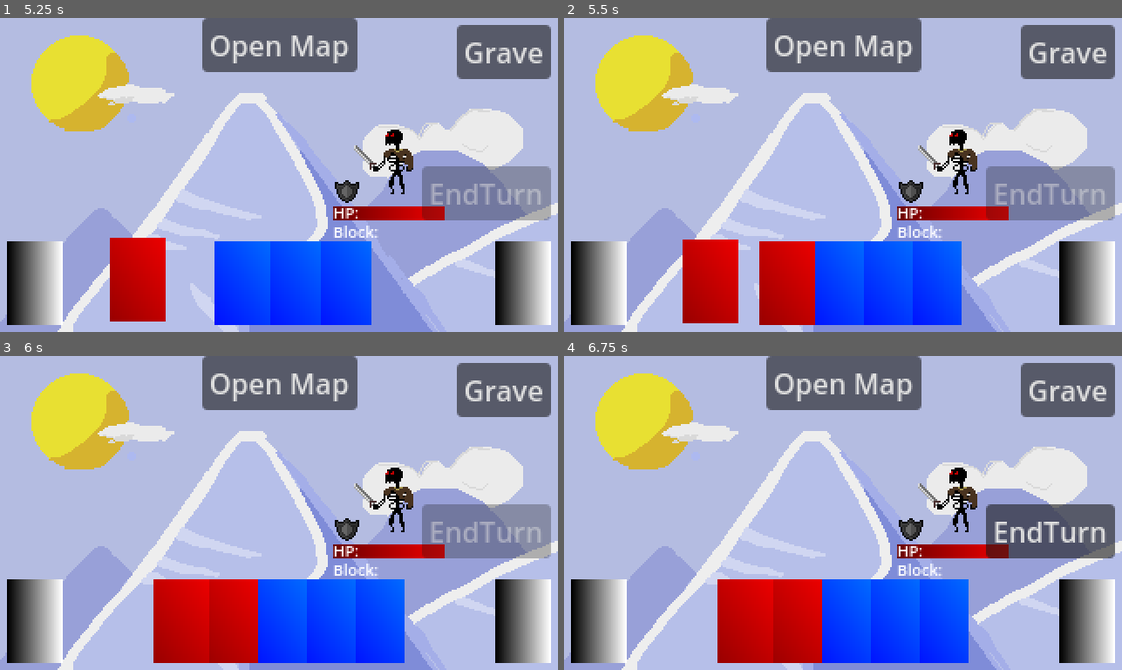
Above: before the commit, frames 1-4 (two rows, left to right).
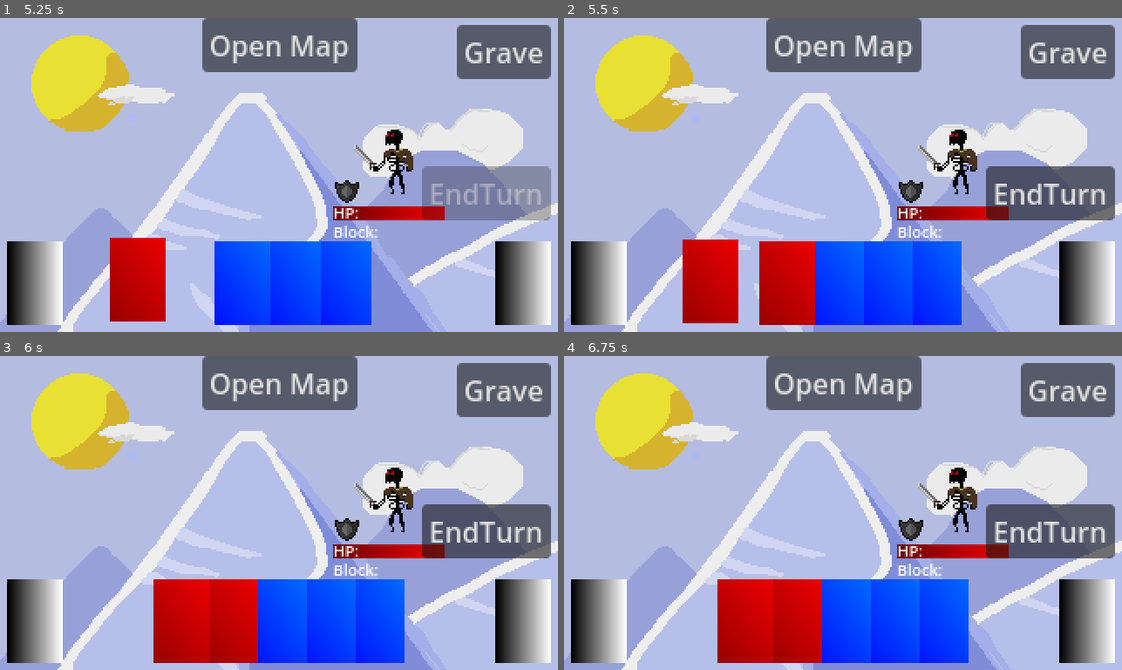
Above: after the commit, the same moments.

Repository: Morph1s/Psychopompos
Game: Godot game, scene res://scenes/main.tscn
Two runs of this game, one before a commit and one after it. Both use one fixed random seed, a clock stepped at 60 frames per second and the inputs below.
Inputs (mouse positions are in pixels of both pictures, inside the frame that each line leads up to):
- Up to frame 1 (5.25 s): click "Open Map" at 0.5 s; click "Open Map" at 1.25 s; click "Open Map" at 2 s; tap Enter at 2.75, 4.25 s; move the mouse to (401, 159) at 2.77 s; click (401, 159) at 2.92 s; tap Space at 3.5 s; move the mouse to (167, 190) at 3.52 s; click (167, 190) at 3.67 s; move the mouse to (334, 105) at 4.27 s; click (334, 105) at 4.42 s; click "Grave" at 5 s
- Up to frame 2 (5.5 s): no input
- Up to frame 3 (6 s): click (485, 531) at 5.75 s, where only the run after the commit has a clickable "EndTurn"
- Up to frame 4 (6.75 s): click "Grave" at 6.5 s

Frame 1 is identical in both runs. In frame 2, 3.7% of the frame differs, in the area x 75-99%, y 47-65%; in frame 3, 3.7%; in frame 4, nothing differs.

Commit message:
feat: discard hand at player turn end
Added a function to discard the players hand at the end of his turn. Additionally implemented the drawing and discarding into the state machine.

closes #86

Diff:
--- a/scenes/encounters/battle.tscn
+++ b/scenes/encounters/battle.tscn
@@ -92,6 +92,9 @@
 grow_vertical = 0
 texture = SubResource("GradientTexture2D_1mqim")
 
+[node name="CardHandler" type="Node2D" parent="." groups=["card_piles"]]
+script = ExtResource("2_8apll")
+
 [node name="StateMachine" type="Node" parent="."]
 script = ExtResource("1_g3s1b")
 
@@ -126,9 +129,6 @@
 texture = ExtResource("1_pfikb")
 centered = false
 
-[node name="CardHandler" type="Node2D" parent="." groups=["card_piles"]]
-script = ExtResource("2_8apll")
-
 [node name="EnemyHandler" type="Node2D" parent="."]
 script = ExtResource("3_5ildr")
 
--- a/scripts/battle/card_handler.gd
+++ b/scripts/battle/card_handler.gd
@@ -12,6 +12,7 @@
 const SCREEN_CENTER_X: int = 160
 const CARD_WIDTH = 32
 const CARD_DRAW_SPEED: float = 0.2
+const DISCARD_PILE_COORDS: Vector2 = Vector2(360.0, 148.0)
 
 var draw_pile: Array[CardType]
 var hand: Array[Card] = []
@@ -27,7 +28,8 @@
 # currently used for testing purposes
 func _ready() -> void:
 	initialize()
-	draw_cards(5)
+	EventBusHandler.connect_to_event(EventBus.Event.PLAYER_TURN_START, Callable(self, "_on_player_turn_start"))
+	EventBusHandler.connect_to_event(EventBus.Event.PLAYER_TURN_END, Callable(self, "_on_player_turn_end"))
 
 ## draws "amount" cards from the drawpile to hand
 func draw_cards(amount: int) -> void:
@@ -72,6 +74,29 @@
 	discard_pile = []
 	draw_pile.shuffle()
 
+func discard_hand() -> void:
+	while hand.size() > 0:
+		var card = hand.back()
+		await discard_card_from_hand(card)
+
+func discard_card_from_hand(card: Card) -> void:
+	if not hand.has(card):
+		return
+
+	# remove the card from hand and add it to discard pile
+	hand.erase(card)
+	discard_pile.append(card.card_type)
+
+	# animate discarding
+	var tween = get_tree().create_tween()
+	tween.tween_property(card, "position", DISCARD_PILE_COORDS, CARD_DRAW_SPEED)
+	await tween.finished
+
+	card.queue_free()
+
+	if not hand.is_empty():
+		_update_hand_positions()
+
 #region local functions
 
 # used to animate the cards to their respective position
@@ -87,3 +112,13 @@
 	return Vector2(card_x_position, CARD_Y_POSITION)
 
 #endregion
+
+#region game loop helpers
+
+func _on_player_turn_start():
+	draw_cards(5)
+
+func _on_player_turn_end():
+	discard_hand()
+
+#endregion
--- a/scripts/battle/state_machine/enemy_end_turn.gd
+++ b/scripts/battle/state_machine/enemy_end_turn.gd
@@ -5,7 +5,7 @@
 	print("Entered EnemyEndTurn")
 	# 1. for each enemy: resolve enemy end of turn effects
 	# 2. enter state player_start_turn
-	await get_tree().create_timer(2.0).timeout
+	await get_tree().create_timer(1.0).timeout
 	state_machine.transition_to("PlayerStartTurn")
 
 func exit():
--- a/scripts/battle/state_machine/enemy_start_turn.gd
+++ b/scripts/battle/state_machine/enemy_start_turn.gd
@@ -5,7 +5,7 @@
 	print("Entered EnemyStartTurn")
 	# 1. for each enemy: resolve enemy start of turn effects
 	# 2. enter state enemy_turn
-	await get_tree().create_timer(2.0).timeout
+	await get_tree().create_timer(1.0).timeout
 	state_machine.transition_to("EnemyTurn")
 
 func exit():
--- a/scripts/battle/state_machine/enemy_turn.gd
+++ b/scripts/battle/state_machine/enemy_turn.gd
@@ -5,7 +5,7 @@
 	print("Entered EnemyTurn")
 	# 1. for each enemy: resolve enemy intent ('act')
 	# 2. enter state enemy_end_turn
-	await get_tree().create_timer(2.0).timeout
+	await get_tree().create_timer(1.0).timeout
 	state_machine.transition_to("EnemyEndTurn")
 
 func exit():
--- a/scripts/battle/state_machine/player_end_turn.gd
+++ b/scripts/battle/state_machine/player_end_turn.gd
@@ -6,7 +6,10 @@
 	# 1. resolve player end of turn effects
 	# 2. discard hand
 	# 3. enter state enemy_start_turn
-	await get_tree().create_timer(2.0).timeout
+
+	EventBusHandler.call_event(EventBus.Event.PLAYER_TURN_END)
+
+	await get_tree().create_timer(1.0).timeout
 	state_machine.transition_to("EnemyStartTurn")
 
 func exit():
--- a/scripts/battle/state_machine/player_start_turn.gd
+++ b/scripts/battle/state_machine/player_start_turn.gd
@@ -4,11 +4,16 @@
 func enter():
 	print("Entered PlayerStartTurn")
 	battle_ui.set_end_turn_button_enabled(false)
-	await get_tree().create_timer(2.0).timeout
+
 	# 1. choose enemy intent
 	# 2. resolve start of turn effects
 	# 3. draw cards
 	# 4. enter state idle
+
+	EventBusHandler.call_event(EventBus.Event.PLAYER_TURN_START)
+
+	await get_tree().create_timer(1.0).timeout
+
 	state_machine.transition_to("Idle")
 
 func exit():
